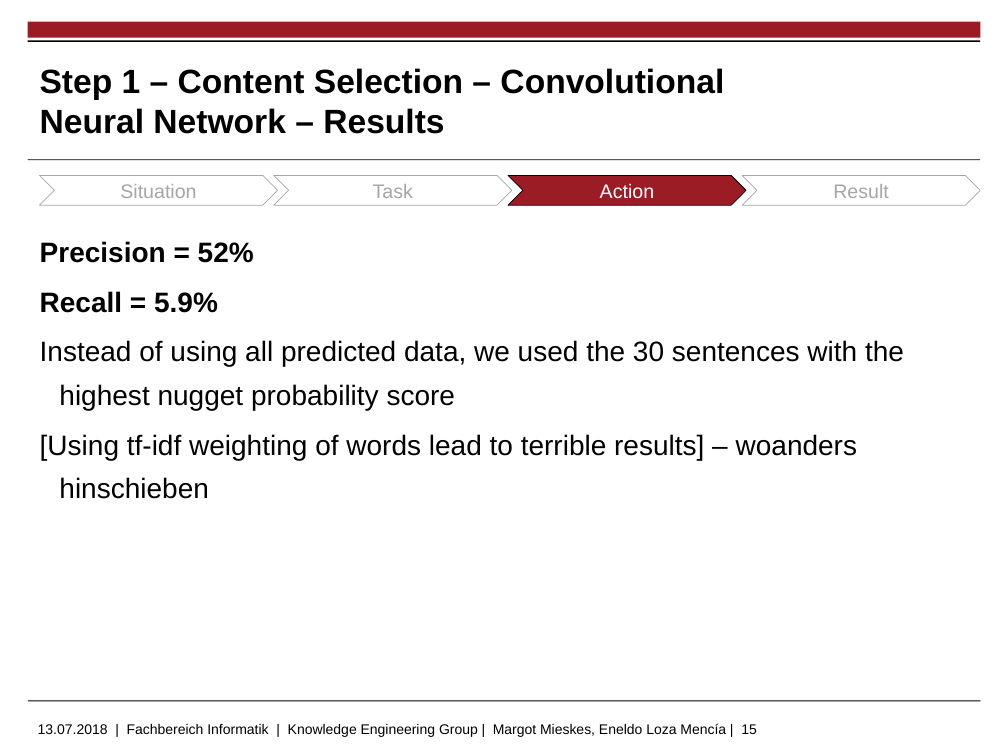
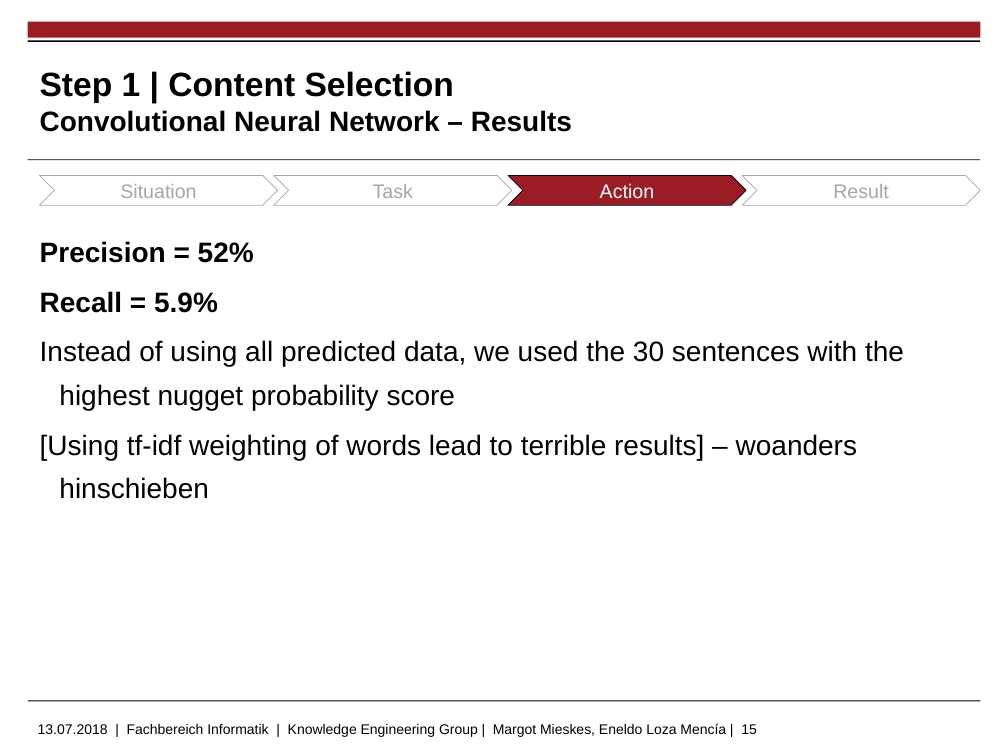
Before and after one commit to markushoehn/Auto_TextSum, a slide deck: slide 15 of presentation/20180713 Gruppe 5 - final.pptx. Drawn at 1008x756 pixels with LibreOffice and Linux fonts; fonts in the diff are those of the drawing; background and template pictures are left out. Boxes give left, top, right and bottom in pixels: in the first picture for what was removed or moved away, otherwise in the second. Text is boxed around its words. In the diff, an @@ line names an element or a change of style, - is before the commit and + after.

```diff
--- a/presentation/20180713 Gruppe 5 - final.pptx
+++ b/presentation/20180713 Gruppe 5 - final.pptx
@@ title at (x1=40, y1=71, x2=572, y2=132): text changed; size 24 to 20 pt @@
-Step 1 – Content Selection – Convolutional Neural Network – Results
+Step 1 | Content Selection
+Convolutional Neural Network – Results
```
Also in this commit, not shown: 25 other slides changed, 3 slides added, 15 other files.
